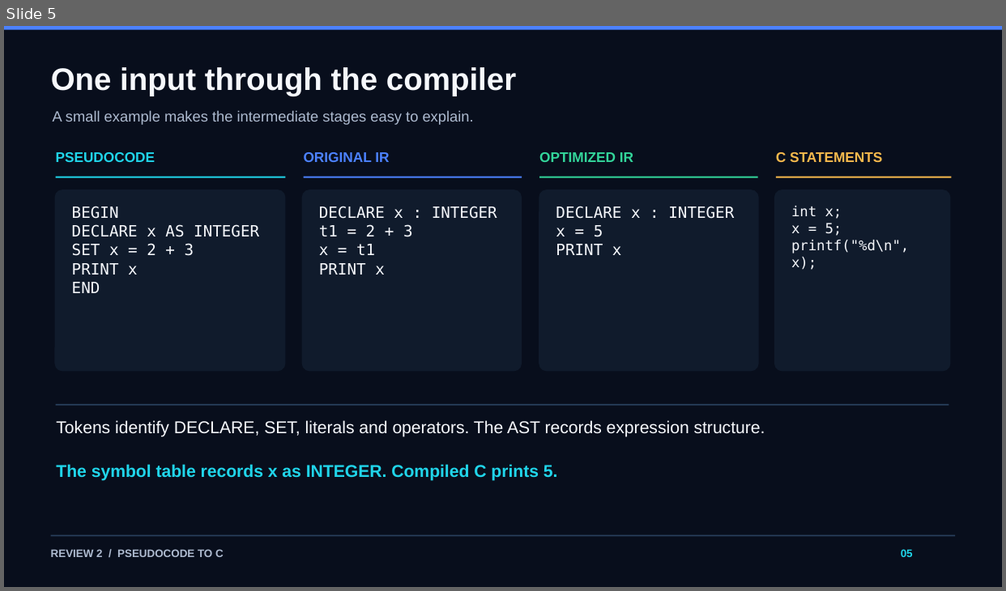
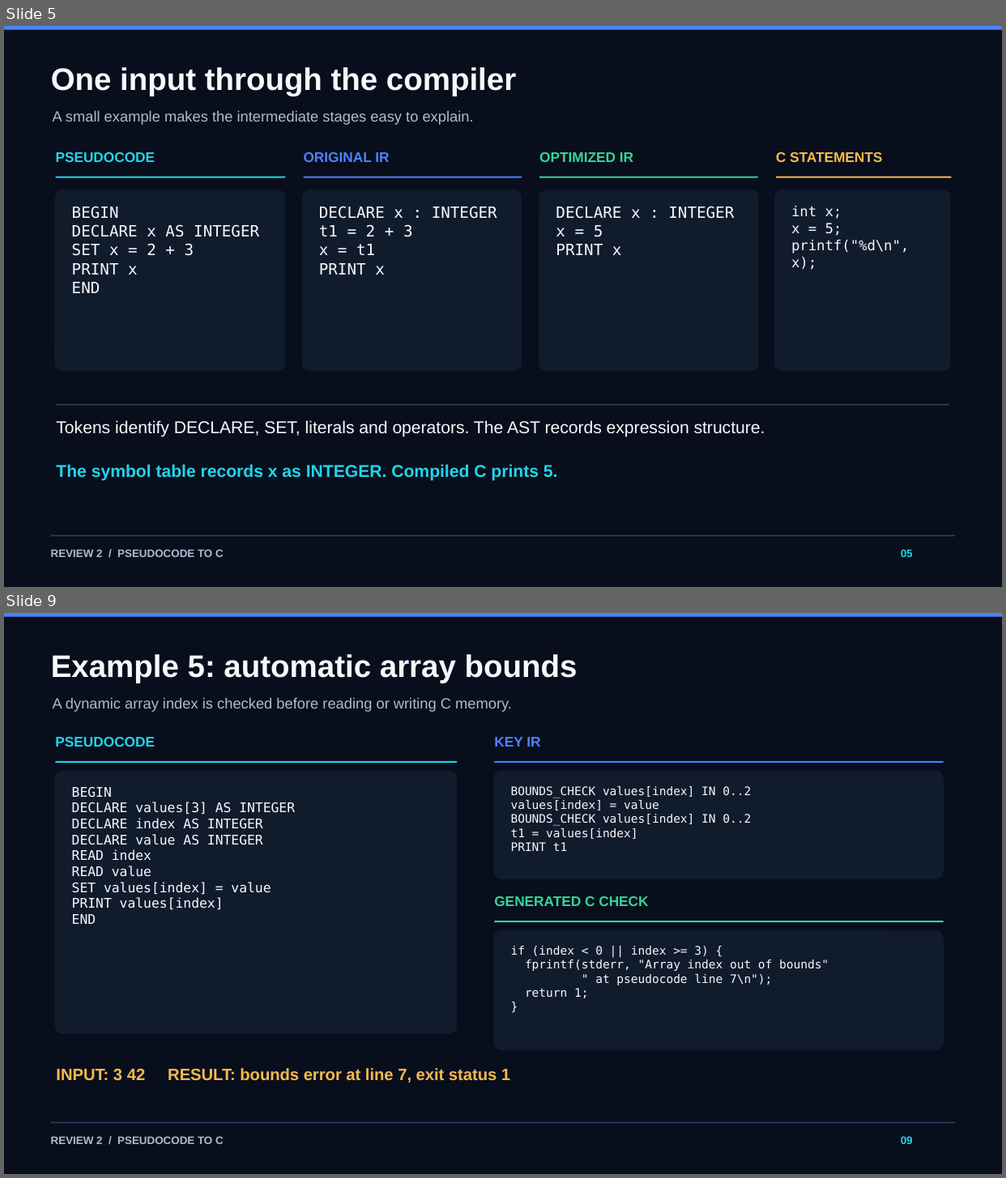
Before and after one commit to Sashwath-sash/pseudocode-to-c, a slide deck: docs/Pseudocode_to_C_Review2.pptx. Shown one above the other, each under a label of ours: slide 5 before the commit, slides 5 and 9 after it; the slides between them are not shown. The pictures are 1006x591 and 1006x1178 pixels, drawn with LibreOffice and Linux fonts; fonts in the diff are those of the drawing. Boxes give left, top, right and bottom in pixels: in the first picture for what was removed or moved away, otherwise in the second. Text is boxed around its words. In the diff, an @@ line names an element or a change of style, - is before the commit and + after.

Commit message:
Show end-to-end compiler examples in Review 2 deck

```diff
--- a/docs/Pseudocode_to_C_Review2.pptx
+++ b/docs/Pseudocode_to_C_Review2.pptx
@@ slide 9 added at [4,613,1002,1174], background #080E1C @@
@@ rectangle added at [4,613,1002,617], fill #4C82FF @@
@@ text added at [51,654,577,683], 30 pt, text #F6F8FC, bold @@
+Example 5: automatic array bounds
@@ text added at [53,697,512,712], 14.2 pt, text #AEBBD0 @@
+A dynamic array index is checked before reading or writing C memory.
@@ text added at [55,737,155,747], 13.5 pt, text #20D5EA, bold @@
+PSEUDOCODE
@@ text added at [494,737,540,747], 13.5 pt, text #4C82FF, bold @@
+KEY IR
@@ rounded rectangle added at [55,770,458,1033], fill #101B2C @@
@@ rectangle added at [56,761,457,763], fill #20D5EA @@
@@ rounded rectangle added at [493,770,944,879], fill #101B2C @@
@@ rectangle added at [494,761,944,763], fill #4C82FF @@
@@ text added at [72,787,295,924], 12.8 pt, text #F6F8FC @@
+BEGIN
+DECLARE values[3] AS INTEGER
+DECLARE index AS INTEGER
+DECLARE value AS INTEGER
+READ index
+READ value
+SET values[index] = value
+PRINT values[index]
+END
@@ text added at [511,786,751,851], 11.2 pt, text #F6F8FC @@
+BOUNDS_CHECK values[index] IN 0..2
+values[index] = value
+BOUNDS_CHECK values[index] IN 0..2
+t1 = values[index]
+PRINT t1
@@ text added at [494,897,648,906], 13.5 pt, text #33D69B, bold @@
+GENERATED C CHECK
@@ rectangle added at [494,921,944,922], fill #33D69B @@
@@ rounded rectangle added at [493,931,944,1050], fill #101B2C @@
@@ text added at [511,946,829,999], 11.2 pt, text #F6F8FC @@
+if (index < 0 || index >= 3) {
+fprintf(stderr, "Array index out of bounds"
+" at pseudocode line 7\n");
+return 1;
+}
@@ text added at [56,1068,510,1083], 15.8 pt, text #F6B94D, bold @@
+INPUT: 3 42 RESULT: bounds error at line 7, exit status 1
@@ rectangle added at [50,1122,955,1123], fill #29405D @@
@@ text added at [51,1136,224,1144], 10.5 pt, text #AEBBD0, bold @@
+REVIEW 2 / PSEUDOCODE TO C
@@ text added at [901,1136,913,1144], 10.5 pt, text #20D5EA, bold @@
+09
```
Also in this commit, not shown: 1 slide changed, 4 other slides added, 5 slides removed.
